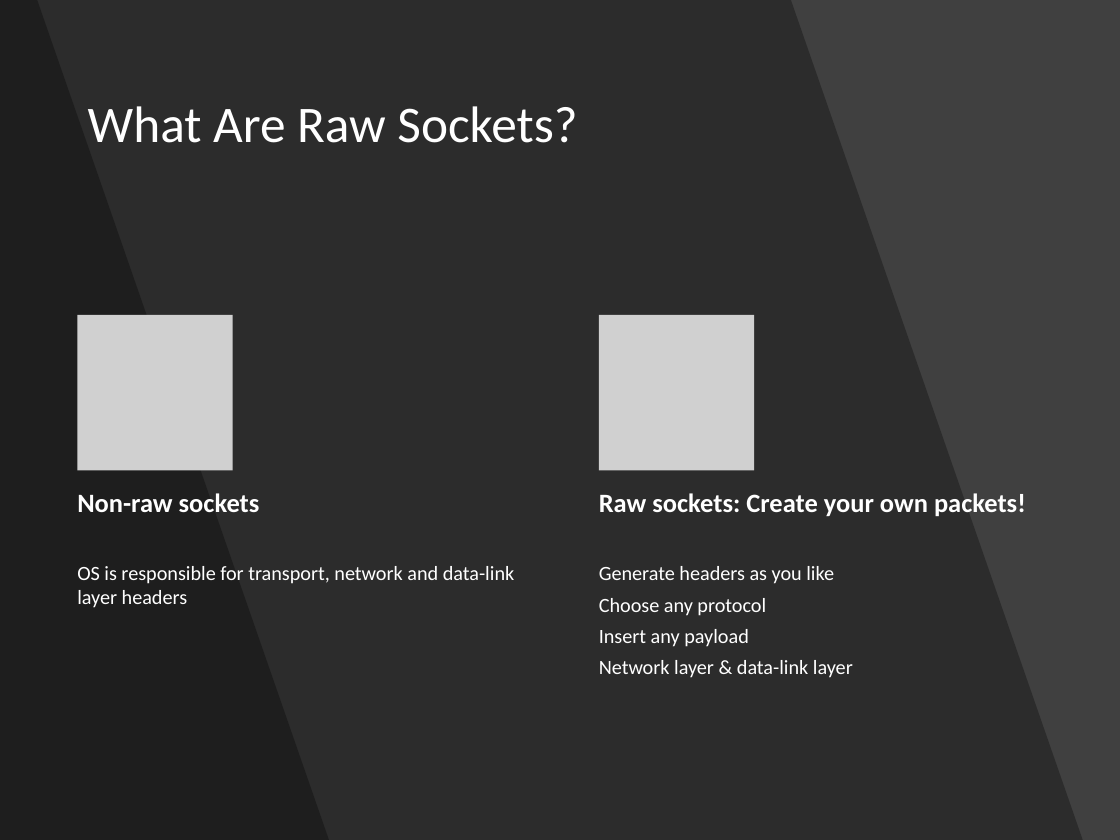
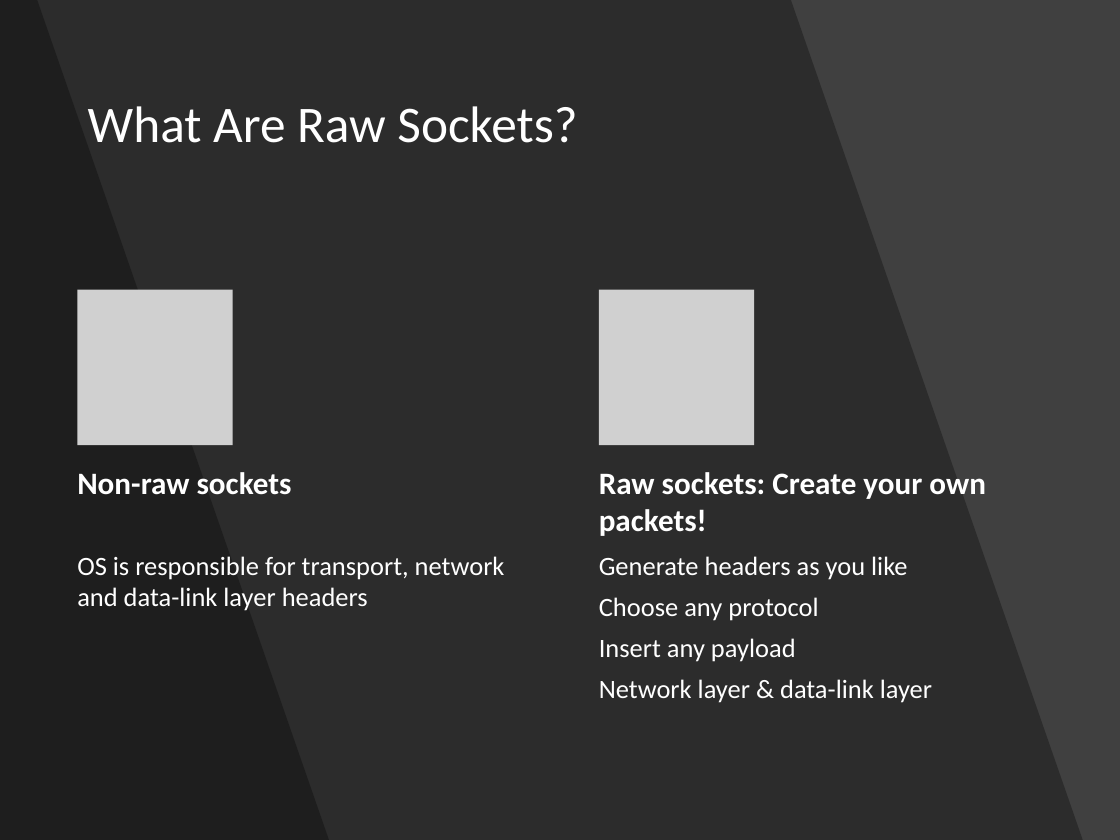
Before and after one commit to shirasael/20588, a slide deck: slide 2 of raw socket & libpcap & icmp.pptx. Drawn at 1120x840 pixels with LibreOffice and Linux fonts; fonts in the diff are those of the drawing; grey boxes stand for pictures. Boxes give left, top, right and bottom in pixels: in the first picture for what was removed or moved away, otherwise in the second. Text is boxed around its words. In the diff, an @@ line names an element or a change of style, - is before the commit and + after.

```diff
--- a/raw socket & libpcap & icmp.pptx
+++ b/raw socket & libpcap & icmp.pptx
@@ picture: place and size @@
-picture at [77, 315, 233, 470]
+picture at [77, 290, 233, 446]
@@ picture: place and size @@
-picture at [599, 315, 755, 470]
+picture at [599, 290, 755, 446]
@@ text "Non-raw sockets": place and size @@
-text "Non-raw sockets" at [77, 493, 260, 512]
+text "Non-raw sockets" at [77, 472, 292, 495]
@@ text "Non-raw sockets" at [77, 472, 292, 495]: size 17 to 20 pt; more space between paragraphs @@
@@ text "Raw sockets: Create your own ..." at [599, 472, 986, 536]: size 17 to 20 pt; more space between paragraphs @@
@@ text "Raw sockets: Create your own ...": place and size @@
-text "Raw sockets: Create your own ..." at [599, 493, 1026, 516]
+text "Raw sockets: Create your own ..." at [599, 472, 986, 536]
@@ text "OS is responsible for transport, ...": place and size @@
-text "OS is responsible for transport, ..." at [77, 566, 515, 608]
+text "OS is responsible for transport, ..." at [77, 556, 505, 611]
@@ text "OS is responsible for transport, ..." at [77, 556, 505, 611]: size 13 to 17 pt; more space between paragraphs @@
@@ text "Generate headers as you like" at [599, 556, 932, 703]: size 13 to 17 pt; more space between paragraphs @@
@@ text "Generate headers as you like": place and size @@
-text "Generate headers as you like" at [599, 566, 853, 678]
+text "Generate headers as you like" at [599, 556, 932, 703]
```
Also in this commit, not shown: 4 other slides changed, 1 slide removed.
